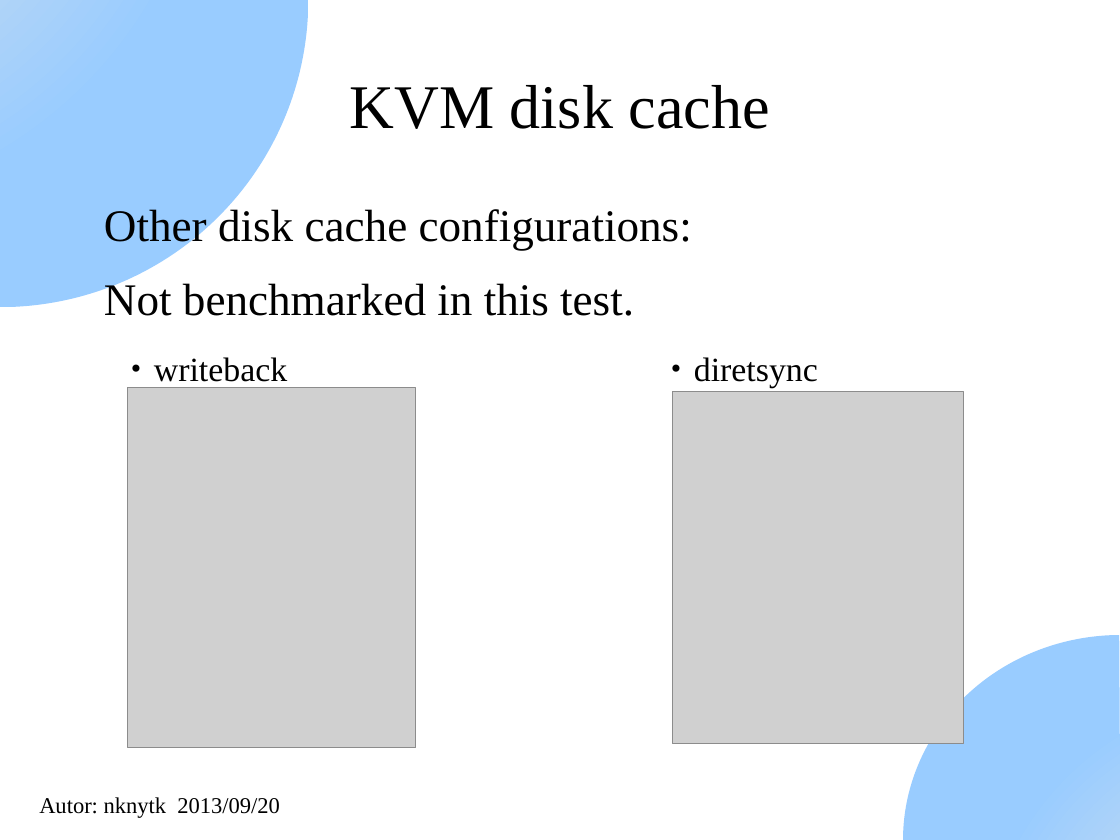
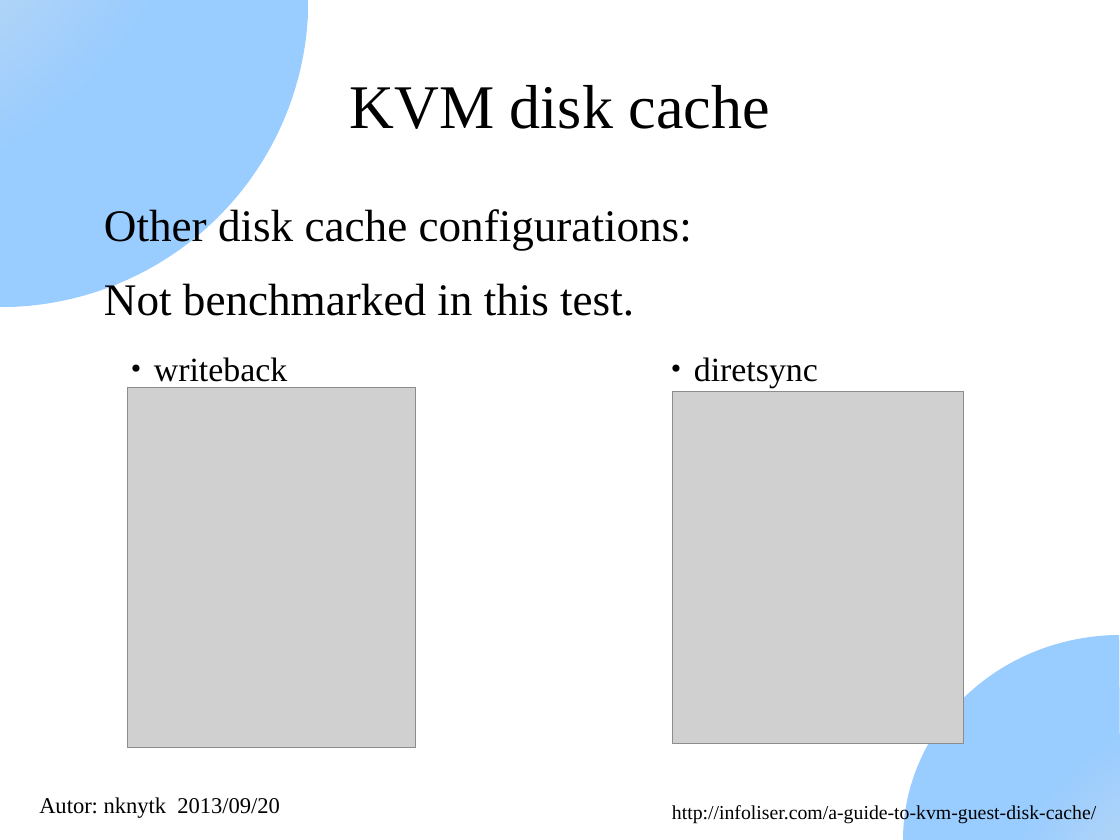
Before and after one commit to nknytk/disk-performance-xen-kvm, a slide deck: slide 13 of DiskPerformanceXenAndKvm.odp. Drawn at 1120x840 pixels with LibreOffice and Linux fonts; fonts in the diff are those of the drawing; grey boxes stand for pictures. Boxes give left, top, right and bottom in pixels: in the first picture for what was removed or moved away, otherwise in the second. Text is boxed around its words. In the diff, an @@ line names an element or a change of style, - is before the commit and + after.

```diff
--- a/DiskPerformanceXenAndKvm.odp
+++ b/DiskPerformanceXenAndKvm.odp
@@ text added at (672,804,1096,824), 14 pt, text #000000 @@
+http://infoliser.com/a-guide-to-kvm-guest-disk-cache/
```
Also in this commit, not shown: 4 other slides changed.
